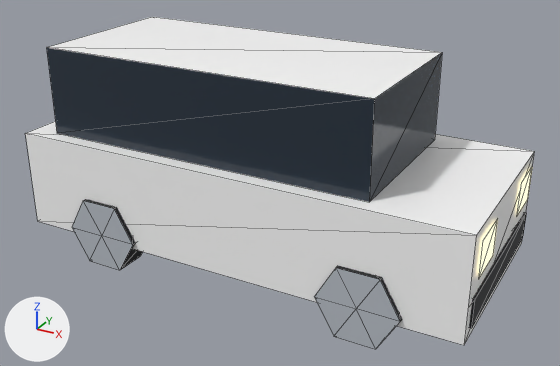
One commit to the glTF model public/models/props/car_minivan.glb: the scene before it, then after it.
The view is the same before and after, from a 50 mm lens placed at (0.32, -0.567, 0.364), pointed at (0.01, -0.003, 0.082). The lights are fixed; the arrows at lower left show +X, +Y and +Z. The first picture is the older version. Mesh edges are drawn as thin lines. Vertices at exactly the same position are counted once.

In view in the first picture: 'car_minivan'.
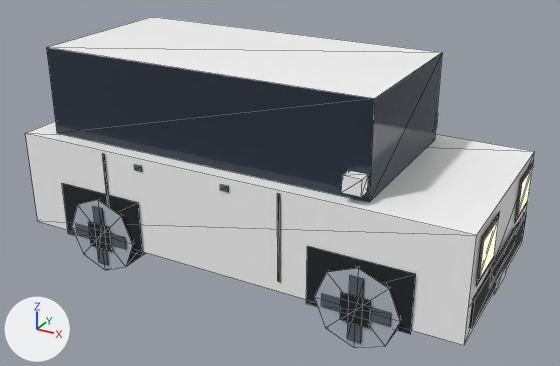
What differs and where, as boxes (x1, y1, x2, y2) in the pictures (560 x 366 px; the box of a moved part takes in the faces that stretch with it):
'car_minivan', reshaped
    before: (25, 17, 535, 349)
    after: (25, 17, 535, 348)
part 1 of me_car_minivan, added
    after: (341, 170, 368, 197)
part 2 of me_car_minivan, moved or reshaped
    before: (479, 219, 498, 278)
    after: (479, 219, 499, 279)
part 3 of me_car_minivan, moved or reshaped
    before: (517, 167, 532, 216)
    after: (518, 167, 533, 216)
part 4 of me_car_minivan, built on
    before: (72, 199, 402, 349)
    after: (62, 154, 534, 348)

The change, as a list of edits to the scene's bpy script:
```text
Add mat_white:
    mat_white = bpy.data.materials.new('white')
    # nodes: BsdfPrincipled, Mix, OutputMaterial, VertexColor
    # colours: white #f1eee6, mixed with the vertex colours
Add mat_metal_dark:
    mat_metal_dark = bpy.data.materials.new('metal_dark')
    # nodes: BsdfPrincipled, Mix, OutputMaterial, VertexColor
    # colours: greyish blue #59616b, mixed with the vertex colours
Change me_car_minivan:
    used by ob_car_minivan; location = (0.0, 0.0, 0.0)
    remove me_car_minivan.from_pydata(...)  # 104 vertices, 144 faces; spans x -0.212..0.212, y -0.094..0.094, z 0.005..0.199
    add me_car_minivan.from_pydata(...)  # 272 vertices, 264 faces; spans x -0.213..0.213, y -0.096..0.096, z 0.0..0.199
    me_car_minivan part 1: the loose piece of 8 vertices spanning x -0.185..0.125, y -0.076..0.076, z 0.119..0.199 is copied, and the copy is scaled about its middle by (0.0516, 0.0794, 0.175), then moved by (0.145, -0.081, -0.025), in mat_car_body; it spans x 0.107..0.123, y -0.087..-0.075, z 0.127..0.141
    me_car_minivan part 2: the loose piece of 4 vertices spanning x 0.212, y -0.078..-0.038, z 0.078..0.11 is moved by (0.001, 0.0, 0.0)
    me_car_minivan part 3: the loose piece of 4 vertices spanning x 0.212, y 0.038..0.078, z 0.078..0.11 is moved by (0.001, 0.0, 0.0)
    me_car_minivan part 4
    32 faces are deleted
    8 vertices in x -0.108..0.144, y -0.094..0.094, z 0.067 move by (0.007, 0.0, -0.006)
    8 vertices in x -0.144..0.108, y -0.094..0.094, z 0.067 move by (-0.007, 0.0, -0.006)
    8 vertices in x -0.144..0.108, y -0.094..0.094, z 0.005 move by (-0.007, 0.0, 0.006)
    8 vertices in x -0.108..0.144, y -0.094..0.094, z 0.005 move by (0.007, 0.0, 0.006)
    88 vertices are added at x -0.213..0.213, y -0.096..0.096, z 0.007..0.139
    8 new vertices lie (-0.025, 0.0, 0.011) away from vertices in x -0.108..0.144, y -0.094..0.094, z 0.067
    8 new vertices lie (0.025, 0.0, -0.011) away from vertices in x -0.144..0.108, y -0.094..0.094, z 0.005
    8 new vertices lie (0.088, 0.0, 0.0) away from vertices in x -0.17..0.082, y -0.091..0.091, z 0.026..0.078
    8 new vertices lie (0.058, 0.0, 0.0) away from vertices in x -0.155..0.097, y -0.095..0.095, z 0.03..0.042
    8 new vertices lie (0.024, 0.0, 0.0) away from vertices in x -0.138..0.114, y -0.096..0.096, z 0.024..0.048
    8 new vertices lie (0.012, 0.0, 0.0) away from vertices in x -0.132..0.12, y -0.095..0.095, z 0.007..0.065
    8 new vertices lie (0.008, 0.0, 0.0) away from vertices in x -0.084..0.003, y -0.091..0.091, z 0.108..0.113
    8 new vertices lie (0.0, 0.048, 0.0) away from vertices in x -0.212..0.212, y -0.082..0.034, z 0.074..0.114
    4 new faces join them, mat_car_glass
    34 new faces join them, mat_black
    26 new faces join them, mat_metal_dark
    4 new faces join them, mat_white
    32 new faces join them, mat_tire
    32 new faces join them, mat_rim
    other edits to the shape of me_car_minivan do not show in these pictures
    add me_car_minivan.materials.append(mat_metal_dark)
    add me_car_minivan.materials.append(mat_white)
```
